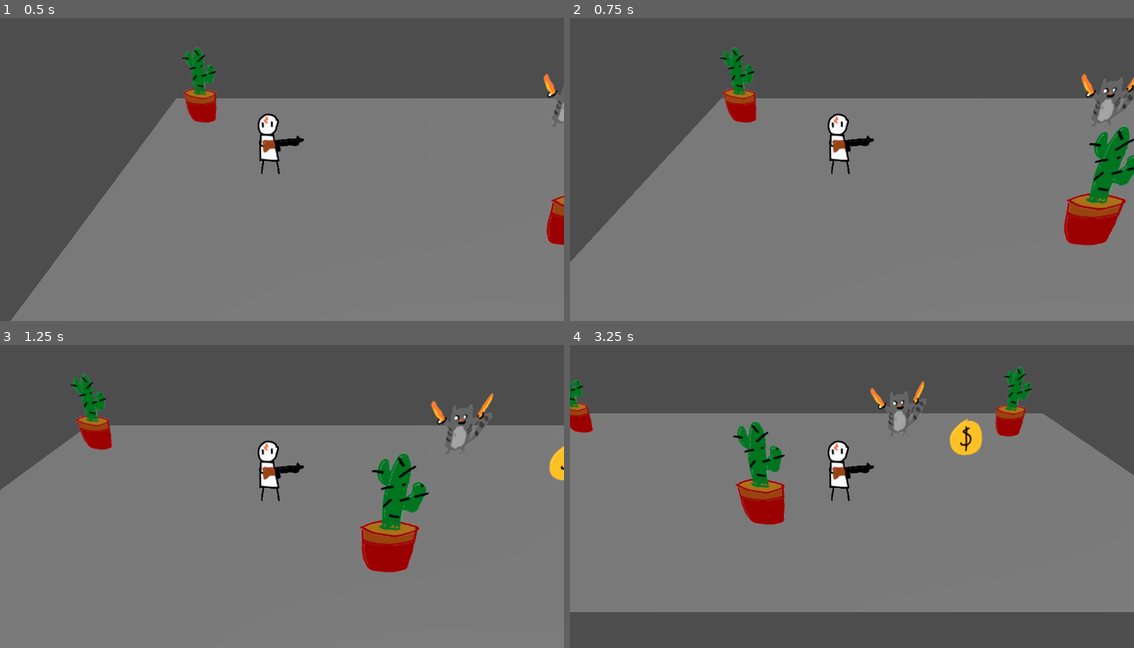
Above: before the commit, frames 1-4 (two rows, left to right).
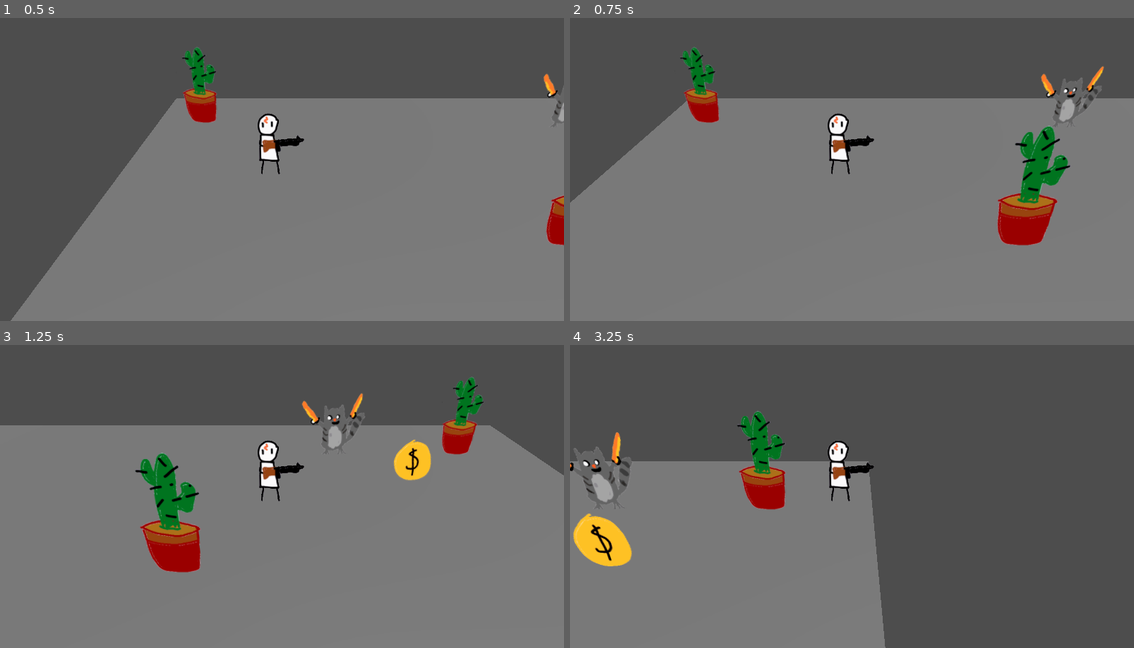
Above: after the commit, the same moments.

Repository: gmuGADIG/DEADSHOT
Game: Godot game, scene res://test_scenes/example_scene.tscn
Same seed, same stepped clock (60 frames per second), same inputs: the game is played once before the commit and once after it.
Inputs:
- Up to frame 1 (0.5 s): no input
- Up to frame 2 (0.75 s): tap Enter at 0.5 s; hold D (move_right) from 0.53 s (still down); tap Space (roll) at 0.6 s
- Up to frame 3 (1.25 s): keep holding D (move_right)
- Up to frame 4 (3.25 s): release D (move_right) at 1.28 s; hold S (move_down) 1.28-2.03 s; tap Space (roll) at 1.35, 2.1, 2.85 s; hold D (move_right) 2.03-2.78 s; hold W (move_up) from 2.78 s (still down)

Frame 1 is identical in both runs. In frame 2, 12% of the frame differs, in the area x 0-100%, y 9-81%; in frame 3, 11%; in frame 4, 47%, in the area x 0-100%, y 6-100%.

Commit message:
Rolling implemented!
Check the few TODO notes, rolling when not hitting any other direction freezes you for a bit, so we should add a variable to remember the last non-zero vector direction. Also, you bounce off of things while rolling right now.

Diff:
--- a/world/player/player.gd
+++ b/world/player/player.gd
@@ -1,10 +1,49 @@
 extends CharacterBody3D
 
-const SPEED = 6.5
+## EXPORT VARIABLES
+# Movement
+@export var walkSpeed: float = 8.0
+@export var rollSpeed: float = 18.0
+## Controls how much player input affects steering when mid-roll.
+@export var rollInfluence: float = 8
+
+## This timer node controls the amount of time rolling takes.
+@export var rollDurationTimer: Timer
+
+## These are the states that the player can be in. States control what the player can do.
+## So far, they're just pertaining to movement. They might not always be, so I'm not calling it movementStates.
+enum playerStates{
+	WALKING,
+	ROLLING
+}
+## This variable holds the current state. By default, the player will be walking
+var currentState: playerStates = playerStates.WALKING
+
 
 func _physics_process(_delta: float) -> void:
 	var input := Input.get_vector("move_left", "move_right", "move_up", "move_down")
 	var movement := Vector3(input.x, 0, input.y)
-	velocity = movement * SPEED
+
+	if Input.is_action_just_pressed("roll"):
+		beginRoll()
+
+	match currentState:
+		playerStates.WALKING:
+			velocity = movement * walkSpeed
+		playerStates.ROLLING:
+			## We move the velocity vector towards the direction of the movement.
+			## This means that velocity doesn't immediately become where we're pointing, but changes over time.
+			## We normalize the shit out of everything so we can multiply it by a consistent speed.
+			## This way there's no weird acceleration or slowdown.
+			velocity = velocity.move_toward(movement.normalized(), rollInfluence).normalized() * rollSpeed
+			# TODO: Rolling while not holding any other inputs effectively freezes you.
+			# The previous facing direction should be considered.
 
 	move_and_slide()
+
+func beginRoll() -> void:
+	#TODO: Play animation, do iframes.
+	currentState = playerStates.ROLLING
+	rollDurationTimer.start()
+	await rollDurationTimer.timeout
+	currentState = playerStates.WALKING
--- a/world/player/player.tscn
+++ b/world/player/player.tscn
@@ -7,8 +7,9 @@
 height = 1.85699
 radius = 0.669922
 
-[node name="Player" type="CharacterBody3D"]
+[node name="Player" type="CharacterBody3D" node_paths=PackedStringArray("rollDurationTimer")]
 script = ExtResource("1_bvkkv")
+rollDurationTimer = NodePath("RollDurationTimer")
 
 [node name="CollisionShape3D" type="CollisionShape3D" parent="."]
 transform = Transform3D(1, 0, 0, 0, 1, 0, 0, 0, 1, 0, 0.94693, 0)
@@ -21,3 +22,7 @@
 
 [node name="Camera3D" type="Camera3D" parent="."]
 transform = Transform3D(1, 0, 0, 0, 0.7071068, 0.7071068, 0, -0.7071068, 0.7071068, 0, 5.194349, 4.9507103)
+
+[node name="RollDurationTimer" type="Timer" parent="."]
+wait_time = 0.4
+one_shot = true
